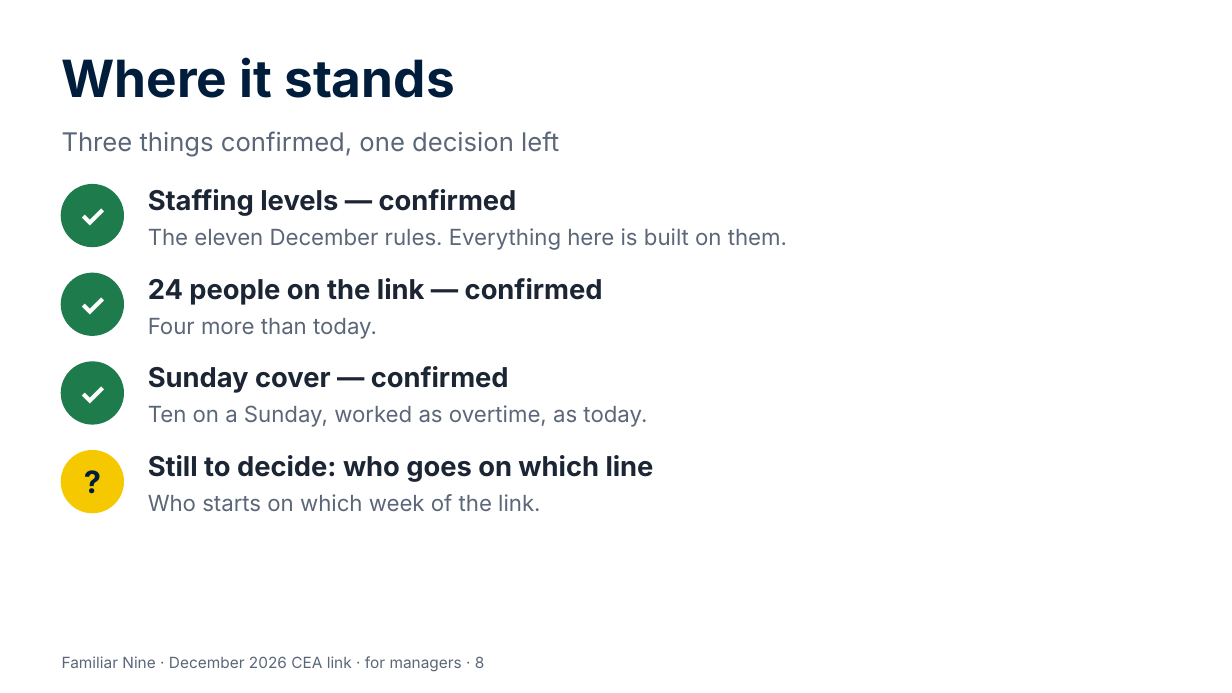
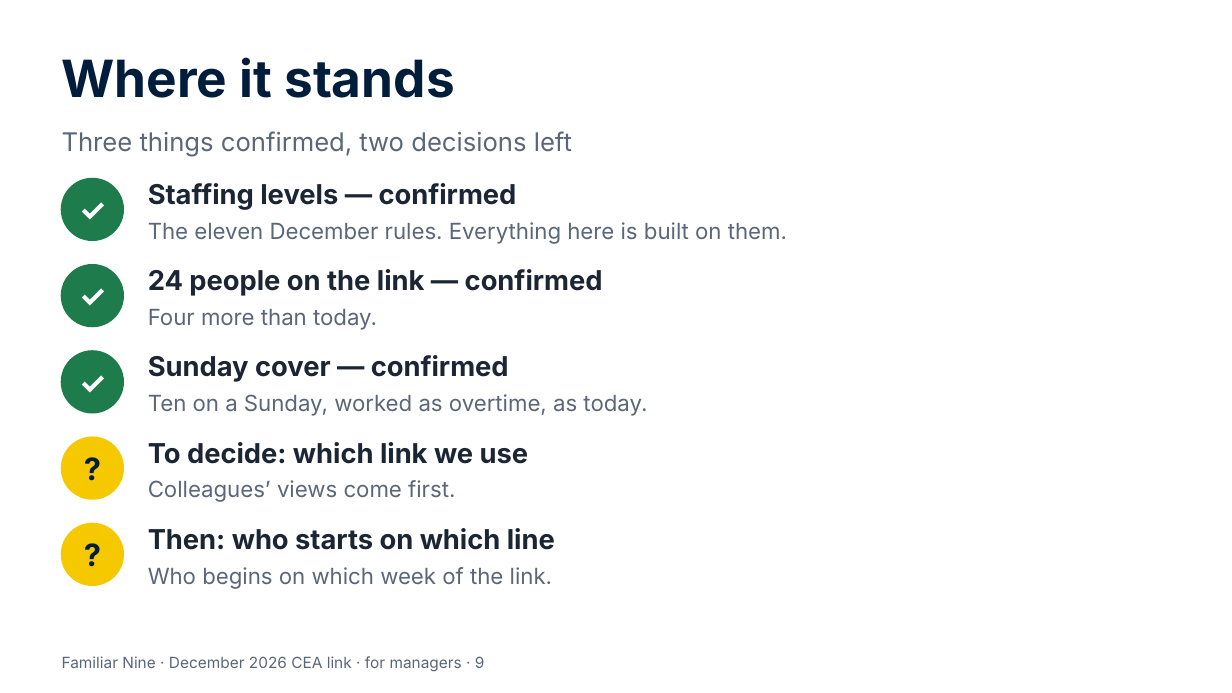
Before and after one commit to Garethdavidmiller/roster-app, a slide deck: slide 9 of docs/proposals/presentations/Familiar-Nine-for-managers.pptx (slide 8 before the commit). Drawn at 1232x693 pixels with LibreOffice and Linux fonts; fonts in the diff are those of the drawing. Boxes give left, top, right and bottom in pixels: in the first picture for what was removed or moved away, otherwise in the second. Text is boxed around its words. In the diff, an @@ line names an element or a change of style, - is before the commit and + after.

```diff
--- a/docs/proposals/presentations/Familiar-Nine-for-managers.pptx
+++ b/docs/proposals/presentations/Familiar-Nine-for-managers.pptx
@@ text at box(62, 131, 572, 157): text changed @@
-Three things confirmed, one decision left
+Three things confirmed, two decisions left
@@ 3 texts, 1 ellipse: place and size @@
-3 texts, 1 ellipse at box(62, 185, 787, 250)
+3 texts, 1 ellipse at box(62, 179, 787, 244)
@@ 6 texts, 2 ellipses: place and size @@
-6 texts, 2 ellipses at box(62, 274, 647, 427)
+6 texts, 2 ellipses at box(62, 265, 647, 416)
@@ ellipse: place and size @@
-ellipse at box(62, 451, 123, 513)
+ellipse at box(62, 437, 123, 499)
@@ text "?": place and size @@
-text "?" at box(62, 451, 123, 513)
+text "?" at box(62, 437, 123, 499)
@@ text at box(148, 442, 529, 464): text changed @@
-Still to decide: who goes on which line
+To decide: which link we use
@@ text added at box(148, 480, 455, 502), 13 pt, text #5B6778 @@
+Colleagues’ views come first.
@@ ellipse added at box(62, 524, 123, 585), fill #F5C800, outline #F5C800 1 pt @@
@@ text added at box(62, 524, 123, 585), 18 pt, text #001E3C, bold @@
+?
@@ text added at box(148, 528, 555, 550), 16 pt, text #1B2533, bold @@
+Then: who starts on which line
@@ text at box(148, 567, 552, 589): text changed @@
-Who starts on which week of the link.
+Who begins on which week of the link.
@@ text at box(62, 656, 485, 672): text changed @@
-Familiar Nine · December 2026 CEA link · for managers · 8
+Familiar Nine · December 2026 CEA link · for managers · 9
```
Also in this commit, not shown: 4 other slides changed, 2 slides added, 1 slide removed, 5 other files.
